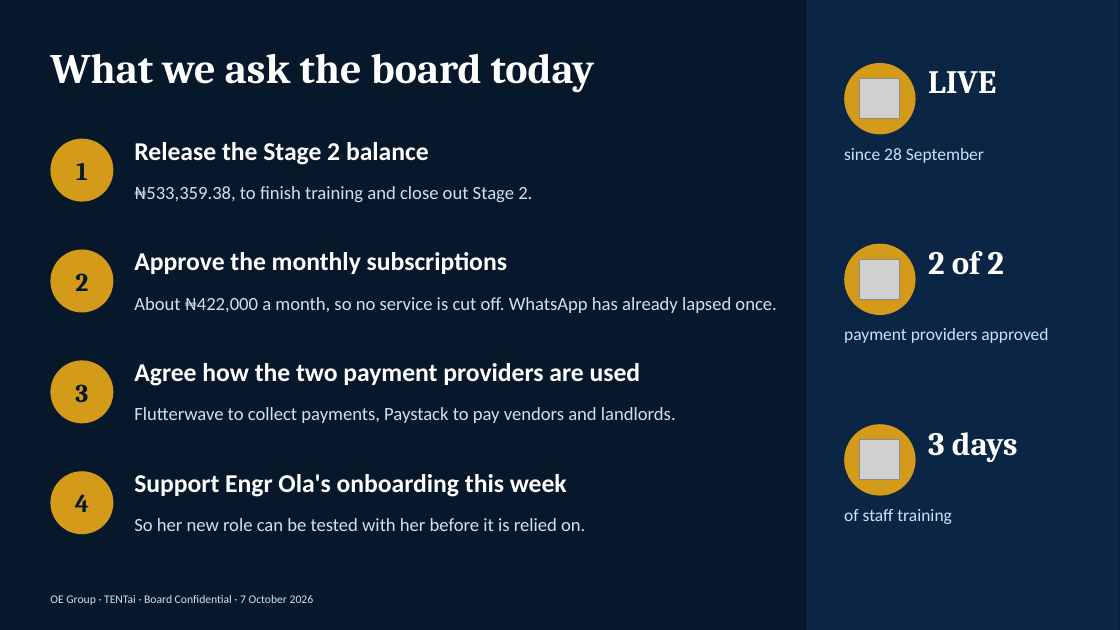
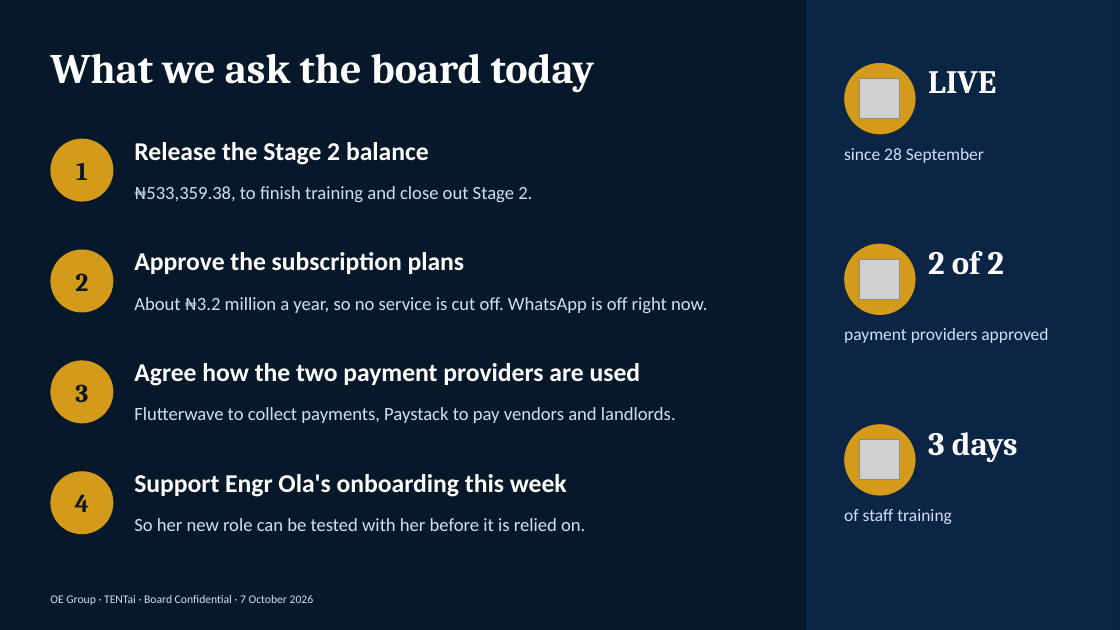
Before and after one commit to tfmlictmgr-collab/oe-group-ipms, a slide deck: slide 12 of docs/OE_Group_Production_Cutover.pptx. Drawn at 1120x630 pixels with LibreOffice and Linux fonts; fonts in the diff are those of the drawing; grey boxes stand for pictures. Boxes give left, top, right and bottom in pixels: in the first picture for what was removed or moved away, otherwise in the second. Text is boxed around its words. In the diff, an @@ line names an element or a change of style, - is before the commit and + after.

```diff
--- a/docs/OE_Group_Production_Cutover.pptx
+++ b/docs/OE_Group_Production_Cutover.pptx
@@ text at box(134, 252, 465, 274): text changed @@
-Approve the monthly subscriptions
+Approve the subscription plans
@@ text at box(134, 297, 707, 313): text changed @@
-About ₦422,000 a month, so no service is cut off. WhatsApp has already lapsed once.
+About ₦3.2 million a year, so no service is cut off. WhatsApp is off right now.
```
Also in this commit, not shown: 7 other slides changed.
